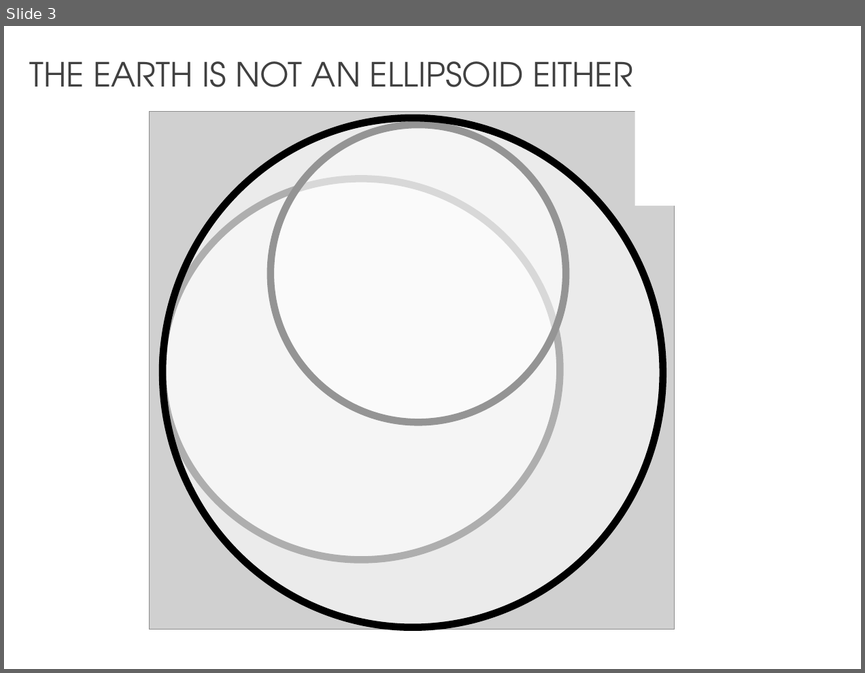
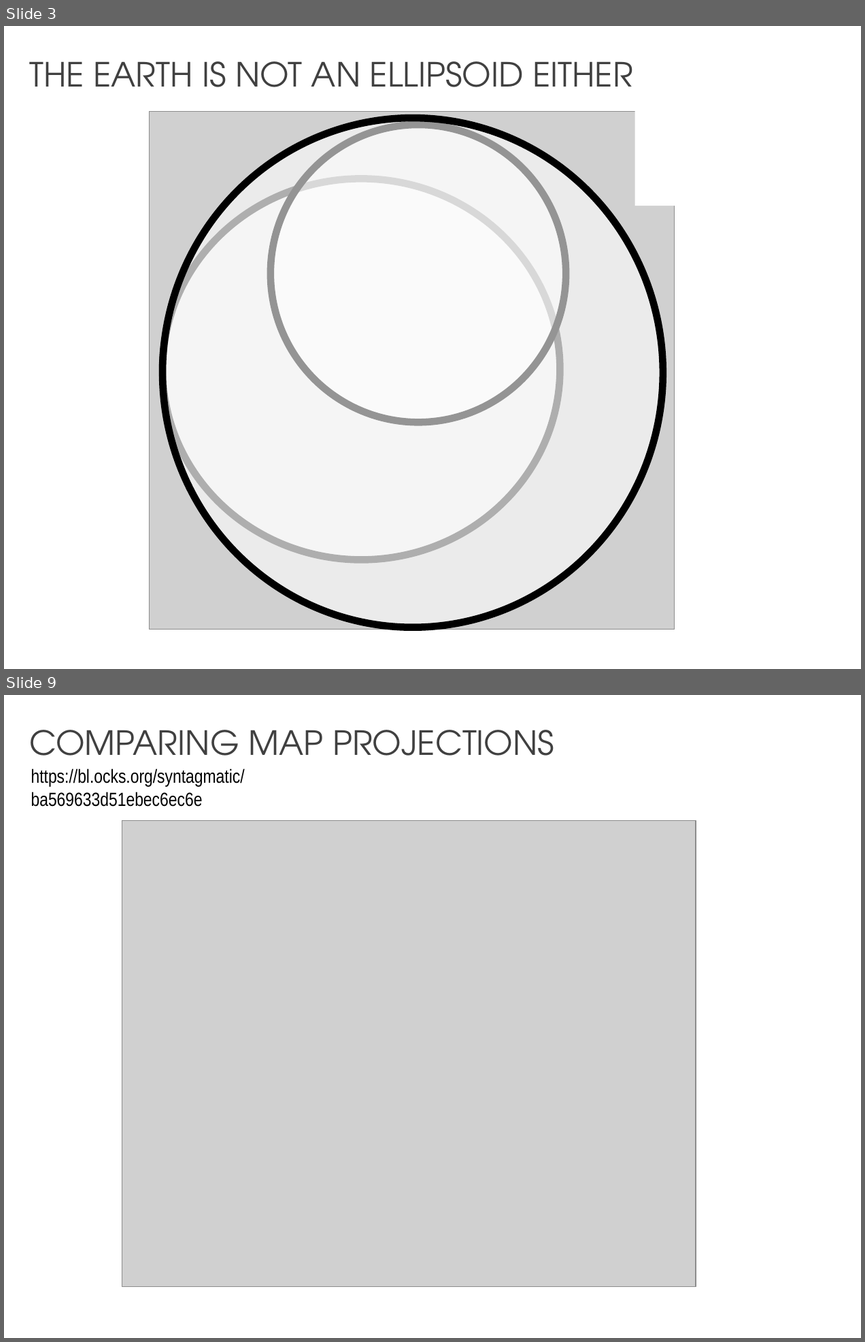
Before and after one commit to franckalbinet/gis-training-jelsa, a slide deck: master-course/ppt/map-projections.pptx. Shown one above the other, each under a label of ours: slide 3 before the commit, slides 3 and 9 after it; the slides between them are not shown. The pictures are 865x673 and 865x1342 pixels, drawn with LibreOffice and Linux fonts; fonts in the diff are those of the drawing; grey boxes stand for pictures. Boxes give left, top, right and bottom in pixels: in the first picture for what was removed or moved away, otherwise in the second. Text is boxed around its words. In the diff, an @@ line names an element or a change of style, - is before the commit and + after.

```diff
--- a/master-course/ppt/map-projections.pptx
+++ b/master-course/ppt/map-projections.pptx
@@ slide 9 added at [4, 695, 861, 1338], background #FFFFFF @@
@@ text added at [29, 730, 554, 771], 28 pt, text #404040 @@
+COMPARING MAP PROJECTIONS
@@ text added at [31, 768, 245, 807], 16 pt, text #000000 @@
+https://bl.ocks.org/syntagmatic/ba569633d51ebec6ec6e
@@ picture added at [122, 821, 696, 1287] @@
```
Also in this commit, not shown: 3 slides changed, 4 other slides added, 3 slides removed, 3 other files.
